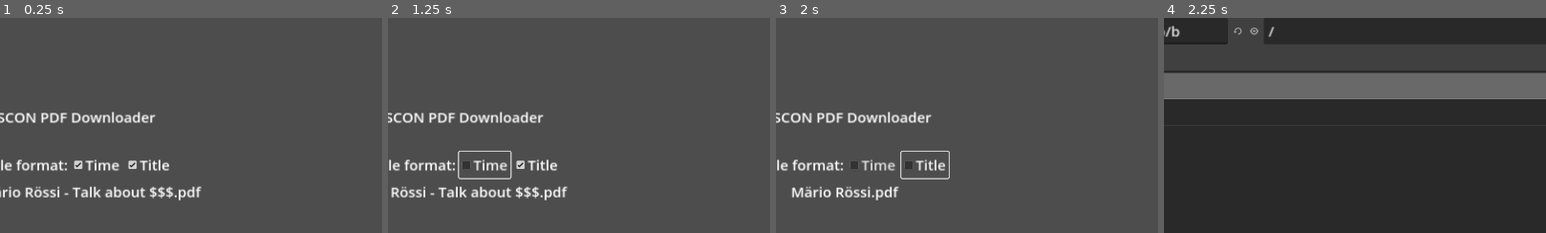
Above: before the commit, frames 1-4 (left to right).
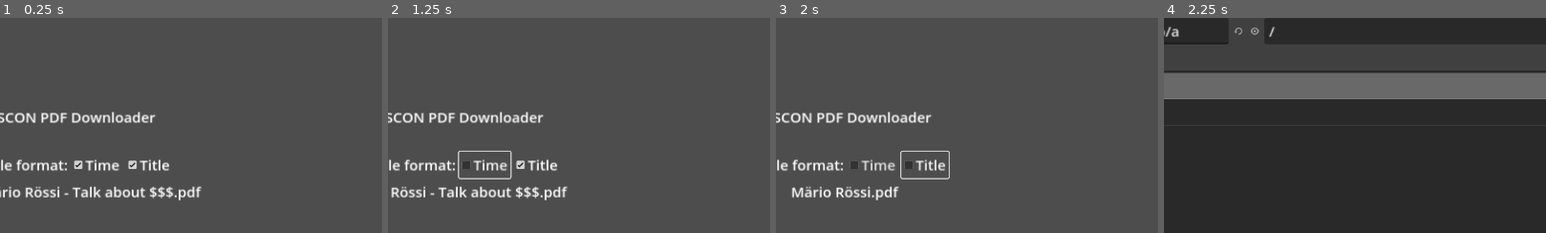
Above: after the commit, the same moments.

Repository: noi-techpark/sfscon-pdf-downloader
Game: Godot game, scene res://src/main.tscn
Two runs of this game, one before a commit and one after it. Both use one fixed random seed, a clock stepped at 60 frames per second and the inputs below.
Inputs:
- Up to frame 1 (0.25 s): no input
- Up to frame 2 (1.25 s): click "Time" at 0.5 s
- Up to frame 3 (2 s): click "Title" at 1.25 s
- Up to frame 4 (2.25 s): click "Open csv" at 2 s
The pictures show only the part of the screen within x 41-91%, y 1-51%; the shares and areas given below are measured in that part.

Frames 1-3 are identical in both runs. In frame 4, 0.1% of the frame differs, in the area x 2-29%, y 3-12%.

Commit message:
fix date bug, with dates single digit day dates; using only Godot's time conversion funcs now

Diff:
--- a/app/src/main.gd
+++ b/app/src/main.gd
@@ -158,19 +158,12 @@
 
 func _assign_day_mapping() -> void:
 	# TREMENDOUS HACK, don't try this at home, these stunts are performed by trained professionals
-	# convert date into day 1, day 2, day 3...
+	# convert dates into day 1, day 2, day 3...
 	var dates_unix: Array[int] = []
 	for talk_id: String in data.keys():
 		var talk: Dictionary = data[talk_id]
 		var date: String = talk["date"]
-		var date_parts: PackedStringArray = date.split("/")
-		# day format 31/12/24
-		var day: int = int(date_parts[0])
-		var month: int = int(date_parts[1])
-		var year: int = int(date_parts[2])
-
-		# convert to ISO 8601 format 2024-12-31
-		var iso_date: String = "%d-%d-%d"%[year, month, day]
+		var iso_date: String = _convert_to_iso_date(date)
 		var date_unix: int = Time.get_unix_time_from_datetime_string(iso_date)
 
 		if not dates_unix.has(date_unix):
@@ -180,8 +173,7 @@
 	dates_unix.sort()
 	var day_counter: int = 1
 	for date_unix: int in dates_unix:
-		var date_dict: Dictionary = Time.get_date_dict_from_unix_time(date_unix)
-		var date_str: String = "%d/%d/%d"%[date_dict.day, date_dict.month, date_dict.year]
+		var date_str: String = Time.get_date_string_from_unix_time(date_unix)
 		day_mapping[date_str] = "Day " + str(day_counter)
 		day_counter += 1
 
@@ -189,7 +181,21 @@
 	for talk_id: String in data.keys():
 		var talk: Dictionary = data[talk_id]
 		var date: String = talk["date"]
-		talk["day"] = day_mapping[date]
+		var iso_date: String = _convert_to_iso_date(date)
+		talk["day"] = day_mapping[iso_date]
+
+
+# convert format in csv file 31/12/24 to ISO 8601 format 2024-12-31
+func _convert_to_iso_date(date: String) -> String:
+	var date_parts: PackedStringArray = date.split("/")
+	var date_dict: Dictionary = {
+		"day": int(date_parts[0]),
+		"month": int(date_parts[1]),
+		"year": int(date_parts[2]),
+	}
+	var unix_time: int = Time.get_unix_time_from_datetime_dict(date_dict)
+	var iso_date: String = Time.get_date_string_from_unix_time(unix_time)
+	return iso_date
 
 
 func _download_pdfs() -> void:
